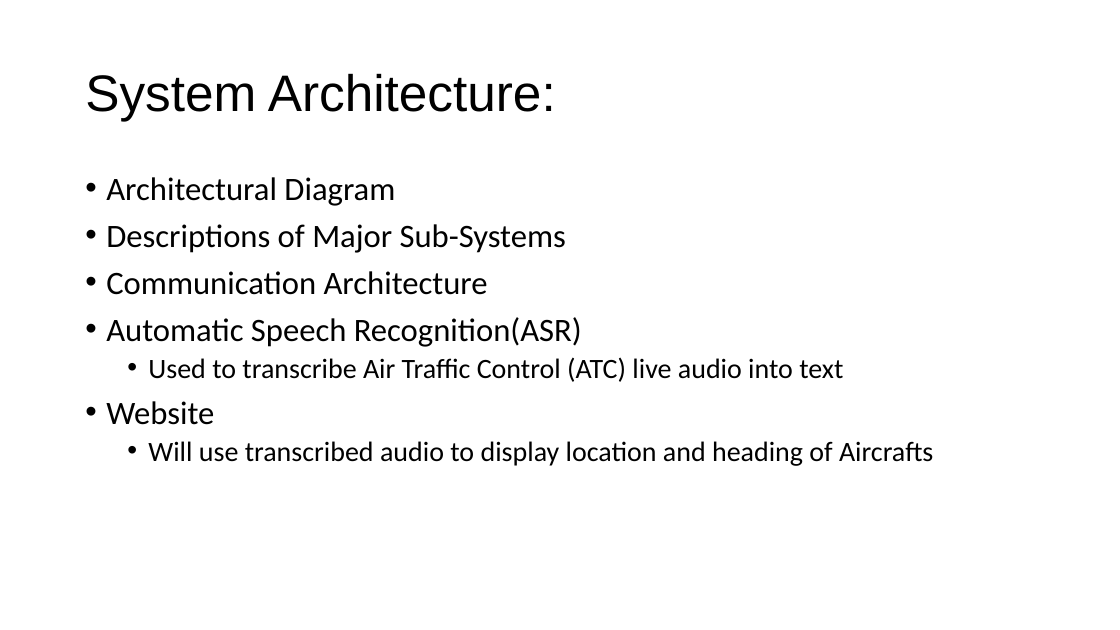
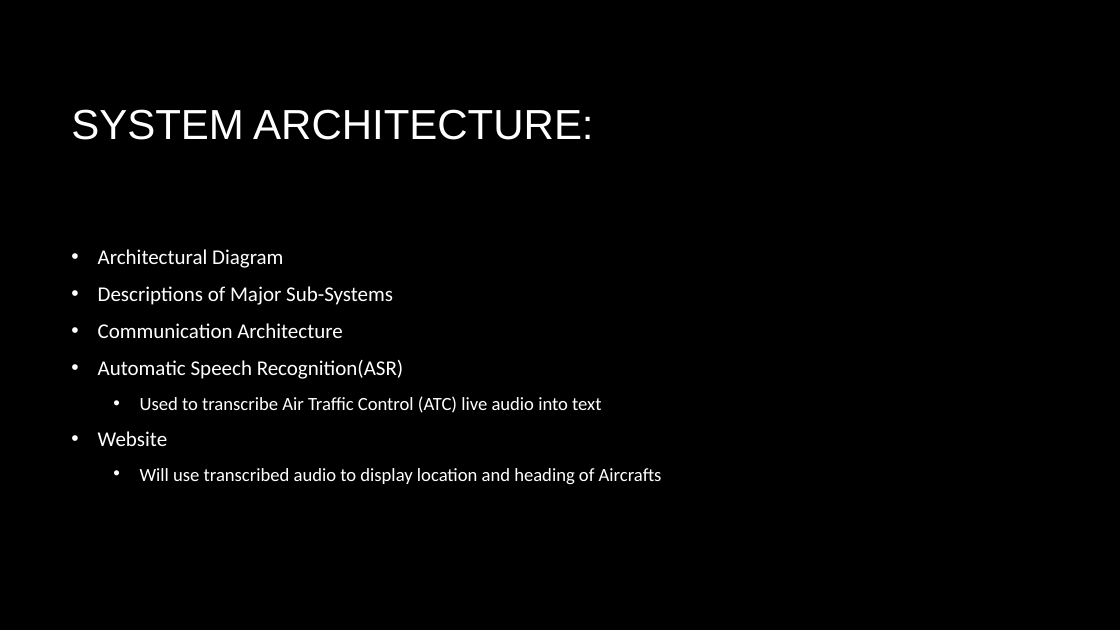
Before and after one commit to Burnetb8/Senior-Capstone, a slide deck: slide 4 of Documentation/Sprint 1 Pres.pptx. Drawn at 1120x630 pixels with LibreOffice and Linux fonts; fonts in the diff are those of the drawing; background and template pictures are left out. Boxes give left, top, right and bottom in pixels: in the first picture for what was removed or moved away, otherwise in the second. Text is boxed around its words. In the diff, an @@ line names an element or a change of style, - is before the commit and + after.

Commit message:
Change theme

```diff
--- a/Documentation/Sprint 1 Pres.pptx
+++ b/Documentation/Sprint 1 Pres.pptx
@@ background #FFFFFF to picture (left out) @@
@@ title at [71,109,593,140]: text changed; size 44 to 36 pt; text colour #000000 to #FFFFFF @@
-System Architecture:
+SYSTEM ARCHITECTURE:
@@ text "Architectural Diagram": place and size @@
-text "Architectural Diagram" at [106,177,933,466]
+text "Architectural Diagram" at [98,249,662,485]
@@ text "Architectural Diagram" at [98,249,662,485]: size 28 to 18 pt in "Architectural Diagram", "Descriptions of Major Sub-Systems", "Communication Architecture", "Automatic Speech Recognition(ASR)" and 1 more places; text colour #000000 to #FFFFFF; size 24 to 16 pt in "Used to transcribe Air Traffic Control (ATC) ...", "Will use transcribed audio to display location ..."; indent changed; line spacing 0.9 to 1; more space between paragraphs; vertical alignment top to middle @@
```
Also in this commit, not shown: 9 other slides changed.
